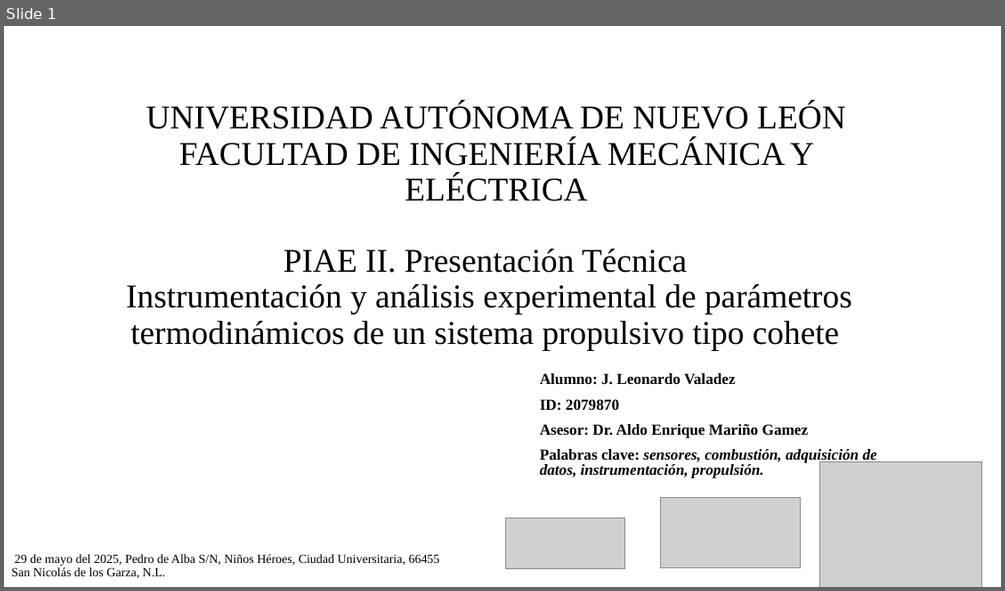
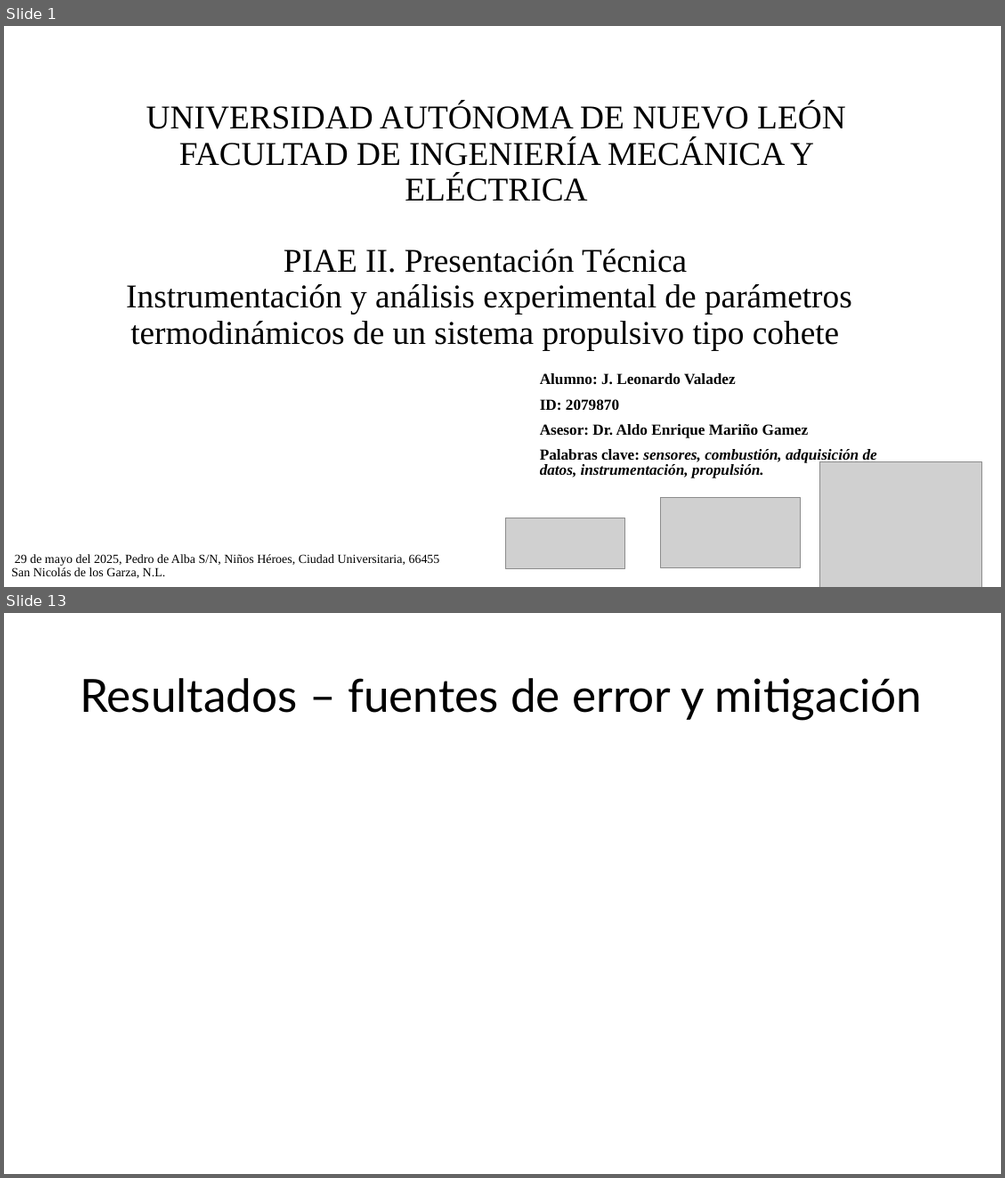
Before and after one commit to Archimedean2345/The-thermal-repository, a slide deck: PIAE2-Presentacion Tecnica.pptx. Shown one above the other, each under a label of ours: slide 1 before the commit, slides 1 and 13 after it; the slides between them are not shown. The pictures are 1005x591 and 1005x1178 pixels, drawn with LibreOffice and Linux fonts; fonts in the diff are those of the drawing; grey boxes stand for pictures; background and template pictures are left out. Boxes give left, top, right and bottom in pixels: in the first picture for what was removed or moved away, otherwise in the second. Text is boxed around its words. In the diff, an @@ line names an element or a change of style, - is before the commit and + after.

```diff
--- a/PIAE2-Presentacion Tecnica.pptx
+++ b/PIAE2-Presentacion Tecnica.pptx
@@ slide 13 added at [4, 613, 1001, 1174], background #FFFFFF @@
@@ title added at [80, 678, 922, 720], 44 pt, text #000000 @@
+Resultados – fuentes de error y mitigación
```
Also in this commit, not shown: 2 slides changed, 12 other slides added, 3 slides removed, 1 other file.
